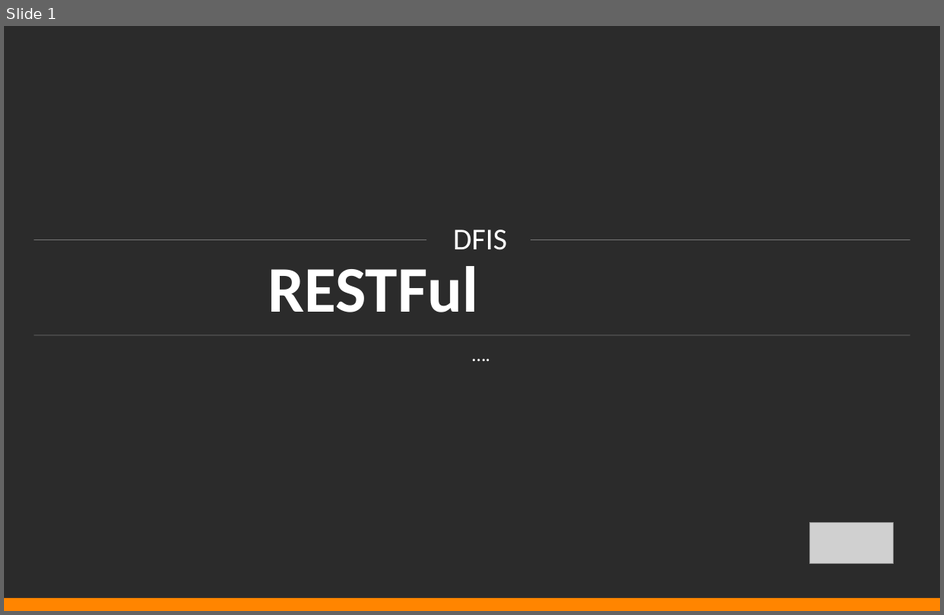
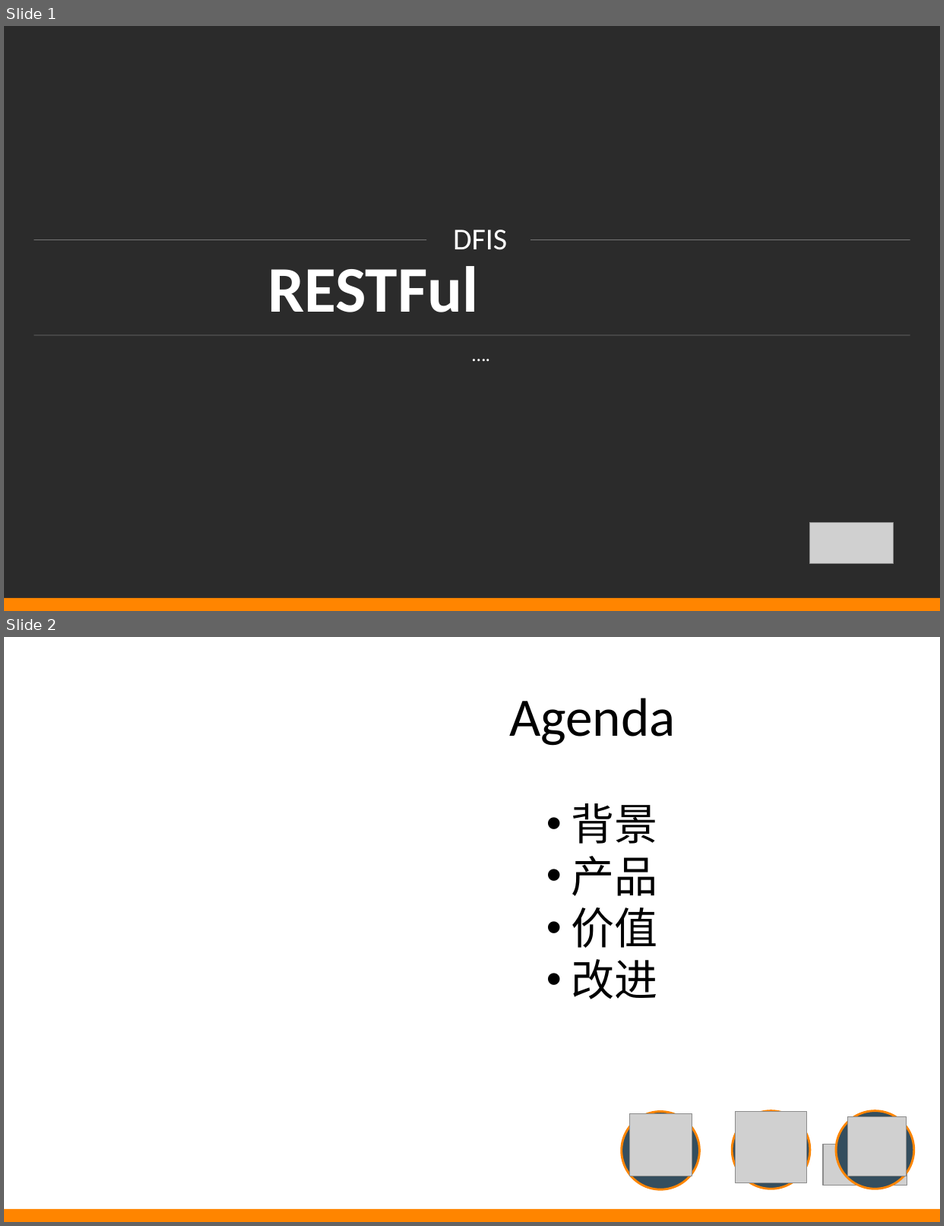
Before and after one commit to by46/mnemosyne, a slide deck: ppt/restful.ppt. Shown one above the other, each under a label of ours: slide 1 before the commit, slides 1 and 2 after it. The pictures are 944x615 and 944x1226 pixels, drawn with LibreOffice and Linux fonts; fonts in the diff are those of the drawing; grey boxes stand for pictures; background and template pictures are left out; a plain dark background stands for a picture behind light text. Boxes give left, top, right and bottom in pixels: in the first picture for what was removed or moved away, otherwise in the second. Text is boxed around its words. In the diff, an @@ line names an element or a change of style, - is before the commit and + after.

```diff
--- a/ppt/restful.ppt
+++ b/ppt/restful.ppt
@@ slide 2 added at (4,637,940,1222), background picture (left out) @@
@@ text added at (509,698,676,746), 50 pt, text #000000 @@
+Agenda
@@ text added at (571,803,658,1000), 40 pt, text #000000 @@
+• 背景
+• 产品
+• 价值
+• 改进
@@ ellipse added at (622,1111,700,1190), fill #344E5E, outline #FF8500 2.01 pt @@
@@ picture added at (629,1114,693,1176) @@
@@ ellipse added at (732,1110,810,1189), fill #344E5E, outline #FF8500 2.01 pt @@
@@ picture added at (736,1111,807,1183) @@
@@ ellipse added at (836,1110,914,1189), fill #344E5E, outline #FF8500 2.01 pt @@
@@ picture added at (848,1117,907,1176) @@
@@ picture added at (823,1144,907,1186) @@
@@ rectangle added at (4,1209,940,1222), fill #FF8500 @@
```
Also in this commit, not shown: 1 slide changed, 4 other slides added, 3 slides removed.
